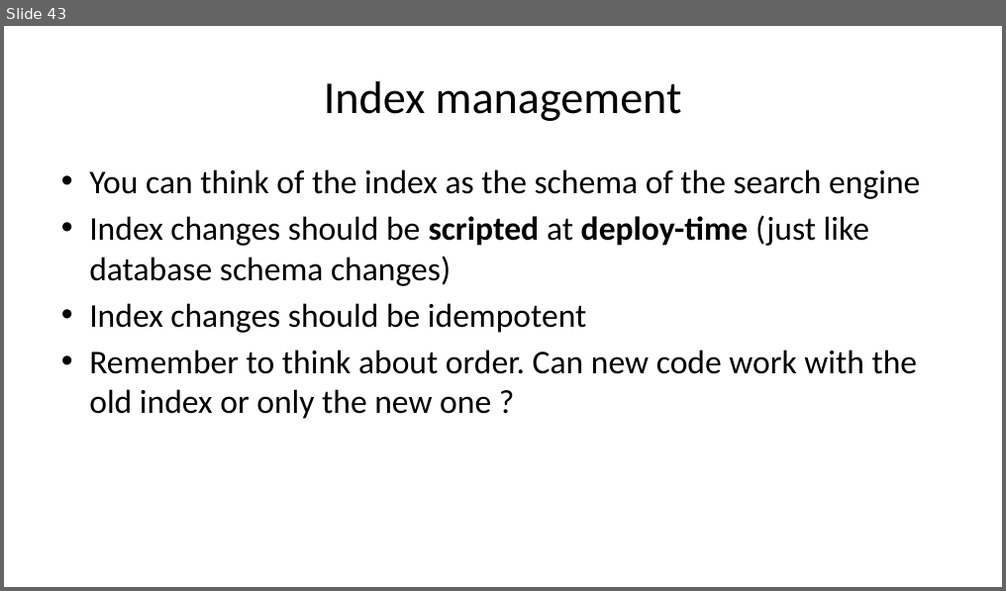
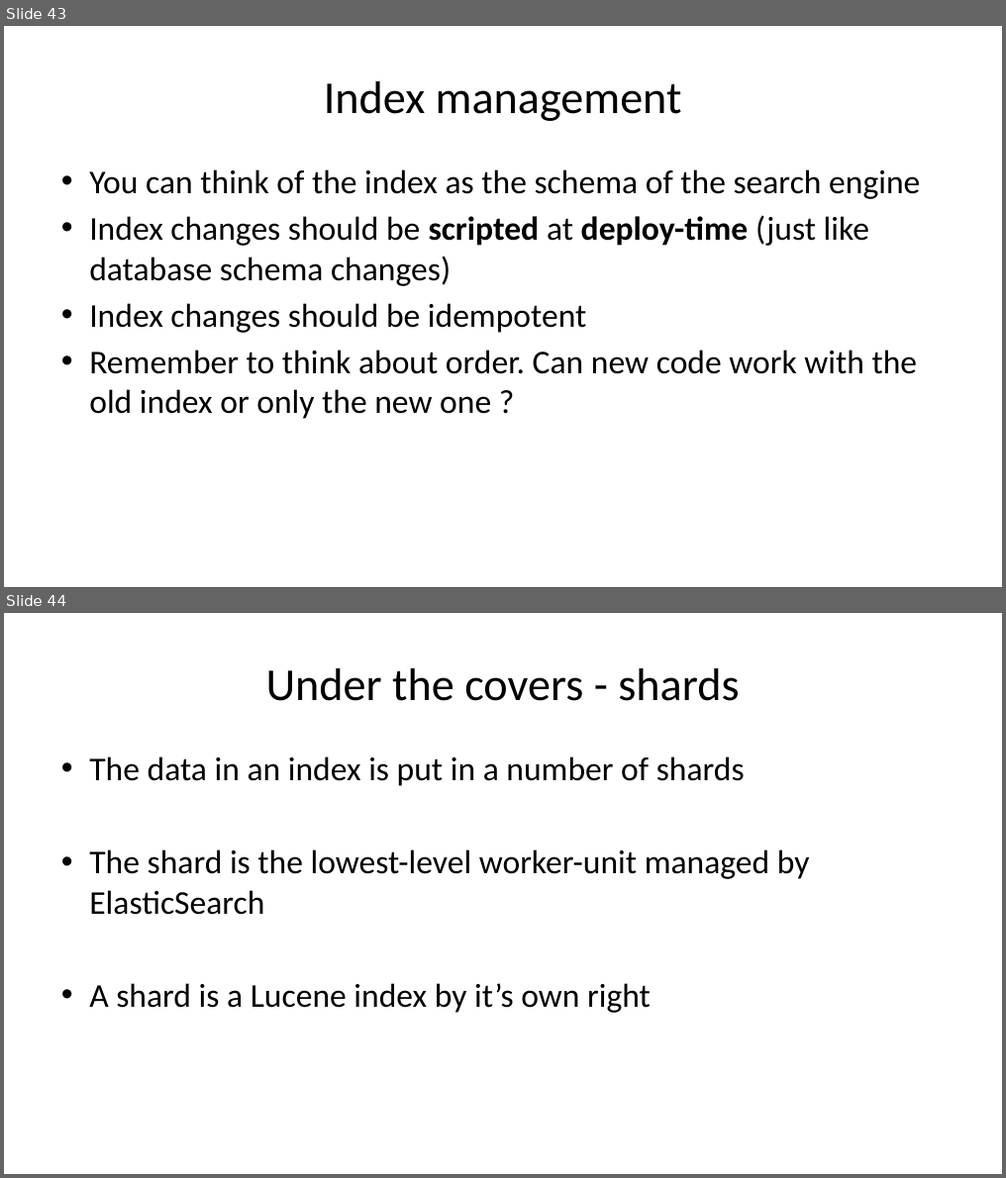
Before and after one commit to driis/ElasticTalk, a slide deck: ElasticSearch Presentation.pptx. Shown one above the other, each under a label of ours: slide 43 before the commit, slides 43 and 44 after it. The pictures are 1006x591 and 1006x1178 pixels, drawn with LibreOffice and Linux fonts; fonts in the diff are those of the drawing. Boxes give left, top, right and bottom in pixels: in the first picture for what was removed or moved away, otherwise in the second. Text is boxed around its words. In the diff, an @@ line names an element or a change of style, - is before the commit and + after.

```diff
--- a/ElasticSearch Presentation.pptx
+++ b/ElasticSearch Presentation.pptx
@@ slide 44 added at bbox=[4, 613, 1002, 1174], background #FFFFFF @@
@@ title added at bbox=[266, 668, 739, 701], 44 pt, text #000000 @@
+Under the covers - shards
@@ text added at bbox=[89, 757, 810, 1013], 32 pt, text #000000 @@
+• The data in an index is put in a number of shards
+• The shard is the lowest-level worker-unit managed by ElasticSearch
+• A shard is a Lucene index by it’s own right
```
Also in this commit, not shown: 6 slides changed, 31 other slides added, 1 slide removed.
